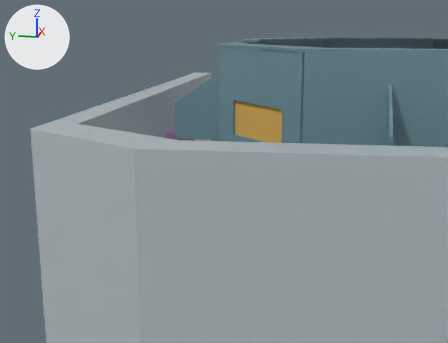
A saved change to the glTF model dist/assets/p4/radial_pan_exploded.glb.
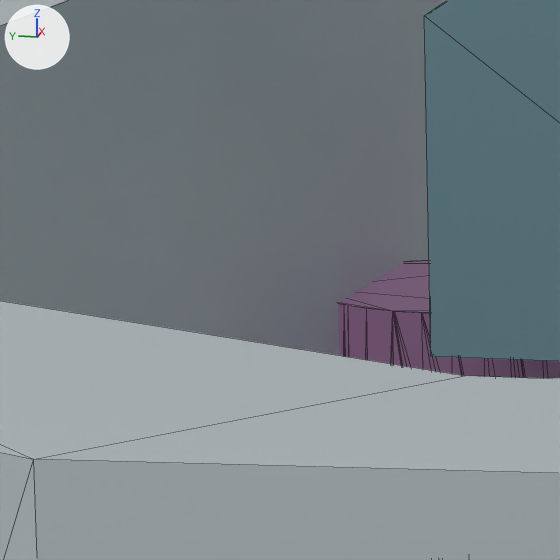
Each version appears first from a 50 mm camera at (-0.3305, 0.1282, 0.1555) aimed at (-0.0007, 0.1941, 0.0731), and next in a close-up on the part from 29% to 42% of the width and 29% to 46% of the height. Lighting does not change. The marker at upper left points along +X, +Y and +Z. The older version's two pictures come first. The close-ups show mesh edges as thin lines. Vertices at exactly the same position are counted once.

The older version as bpy lines, for what is in view:
```python
me_mesh_1 = bpy.data.meshes.new('Mesh_1')
me_mesh_1.from_pydata(...)  # 174 vertices, 328 faces; spans x -0.106..0.106, y 0.011..0.213, z 0.097..0.144
me_mesh_1.materials.append(mat_material_001)  # cyan #71939d
me_mesh_3 = bpy.data.meshes.new('Mesh_3')
me_mesh_3.from_pydata(...)  # 1468 vertices, 2928 faces; spans x -0.03..0.03, y 0.082..0.229, z 0.013..0.095
me_mesh_3.materials.append(mat_material_003)  # purple #986f96
me_mesh_4 = bpy.data.meshes.new('Mesh_4')
me_mesh_4.from_pydata(...)  # 84 vertices, 160 faces; spans x -0.158..0.158, y -0.237..0.237, z 0.0..0.118
me_mesh_4.materials.append(mat_material_004)  # light grey #b8c2c7
ob_radial_pan_exploded_001 = bpy.data.objects.new('radial_pan_exploded.001', me_mesh_1)
ob_radial_pan_exploded_001.location = (0.0, 0.0, 0.0)
ob_radial_pan_exploded_003 = bpy.data.objects.new('radial_pan_exploded.003', me_mesh_3)
ob_radial_pan_exploded_003.location = (0.0, 0.0, 0.0)
ob_radial_pan_exploded_004 = bpy.data.objects.new('radial_pan_exploded.004', me_mesh_4)
ob_radial_pan_exploded_004.location = (0.0, 0.0, 0.0)
```
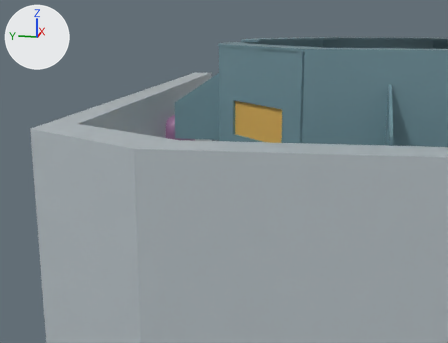
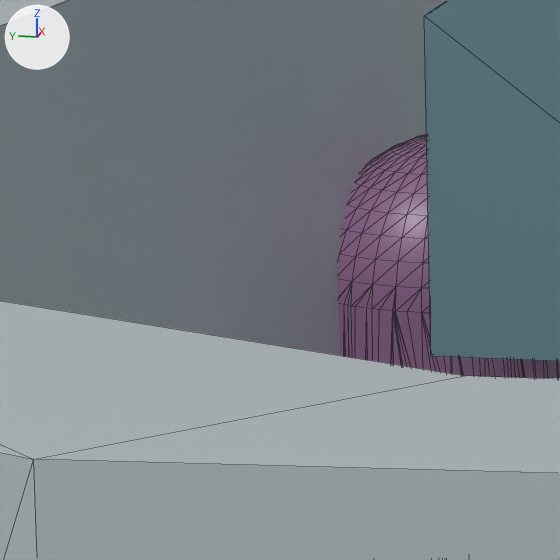
Pixel boxes (x1, y1, x2, y2) of what changed, in the close-ups (560 x 560 px):
'radial_pan_exploded.003', reshaped
    before: (338, 260, 560, 378)
    after: (338, 135, 560, 378)
part 1 of me_mesh_3, added (purple)
    after: (338, 135, 560, 378)

The change, as a list of edits to the scene's bpy script:
```text
Change me_mesh_3:
    used by ob_radial_pan_exploded_003; location = (0.0, 0.0, 0.0)
    remove me_mesh_3.from_pydata(...)  # 1468 vertices, 2928 faces; spans x -0.03..0.03, y 0.082..0.229, z 0.013..0.095
    add me_mesh_3.from_pydata(...)  # 1872 vertices, 3736 faces; spans x -0.03..0.03, y 0.082..0.229, z 0.013..0.104
    me_mesh_3 part 1: 404 vertices added at x -0.009..0.009, y 0.211..0.229, z 0.0892..0.104
```
